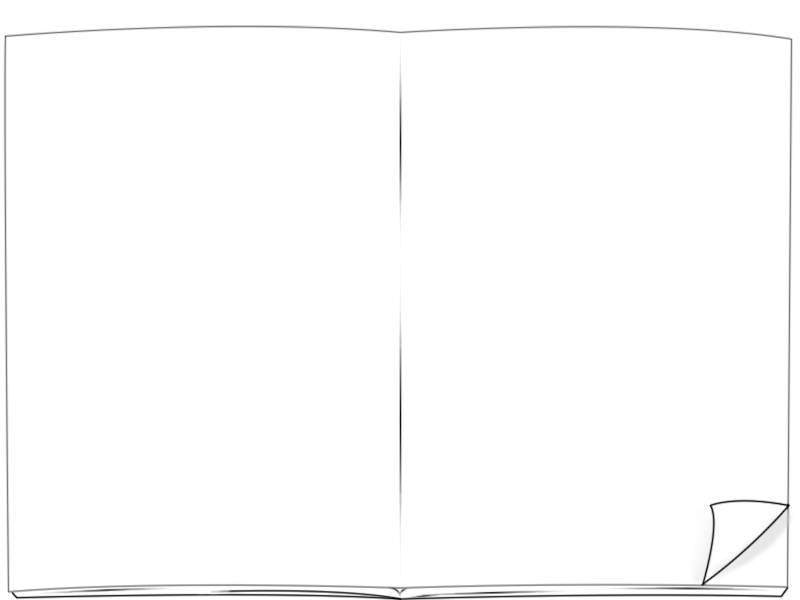
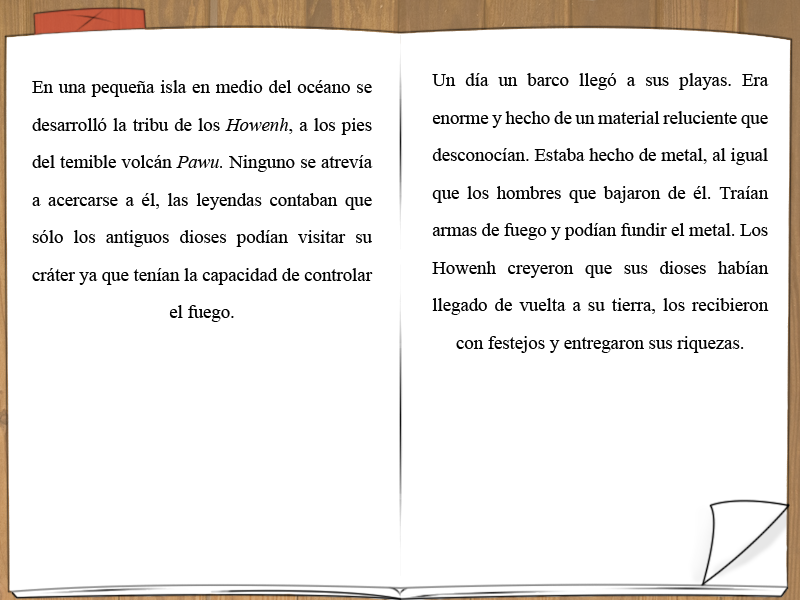
Before/after of a 800x600 layered artwork. What changed in the layer stack:
added layer "Un día un barco llegó a sus playas. Era enorme y hecho de un ma" above "En una pequeña isla en medio del océano se desarrolló la tribu" over [432, 73, 769, 353]
added layer "En una pequeña isla en medio del océano se desarrolló la tribu" above "right" over [32, 80, 373, 322]
renamed "Capa 3" to "right", painted on it over [786, 499, 796, 587]
renamed "Fondo" to "menu", painted on it over [0, 0, 800, 600]
added group "Background" with 4 layers over [0, 0, 800, 600]
moved "Capa 1" into group "Background" over [3, 25, 793, 600]
added layer "Capa 0" in group "Background" over [6, 0, 791, 600]
added layer "Capa 3" in group "Background" over [0, 0, 800, 600]
added layer "Capa 2" in group "Background" over [0, 0, 800, 600]
